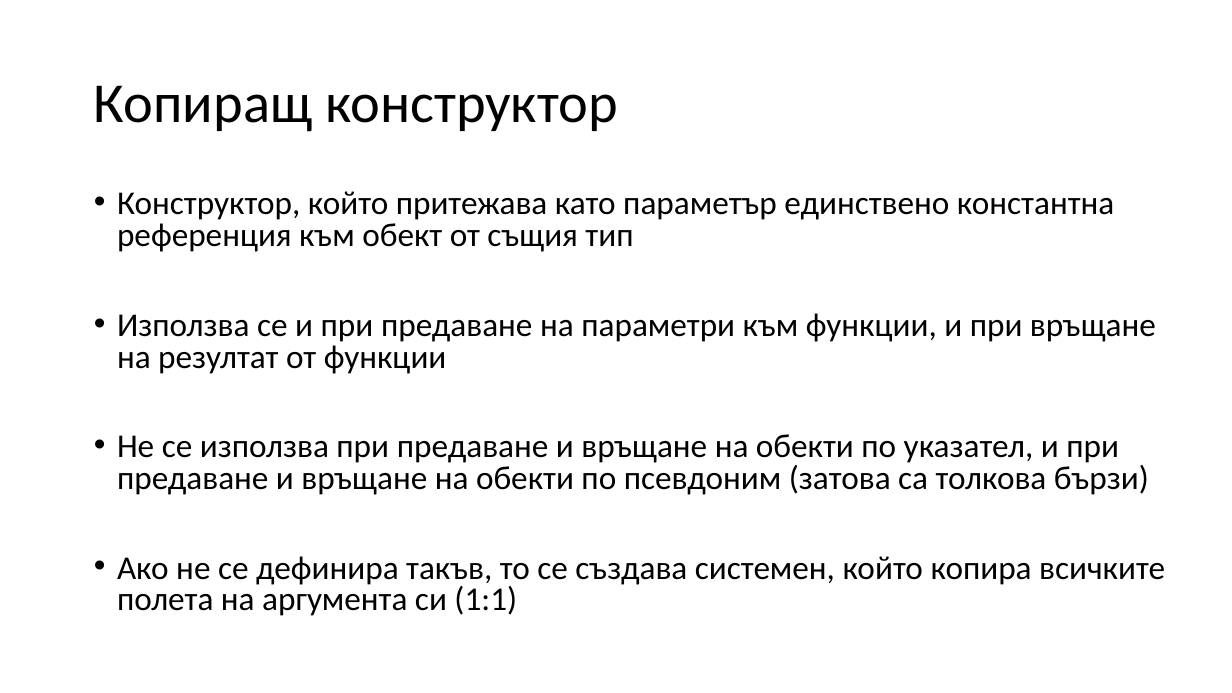
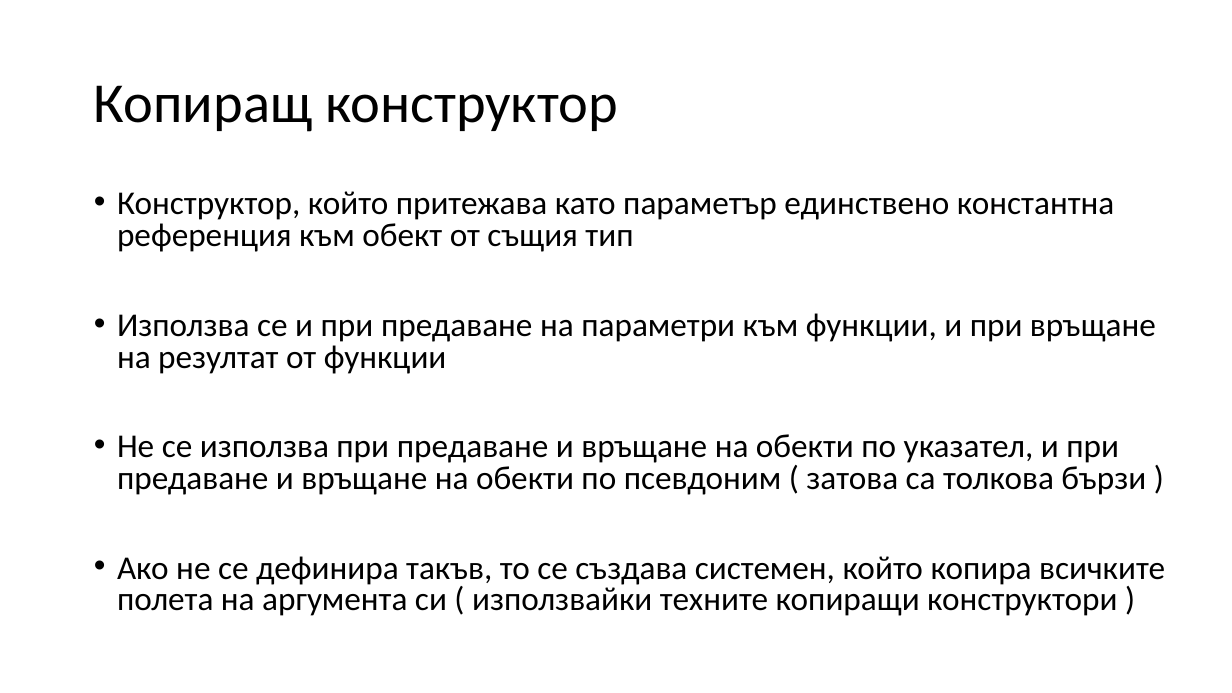
Before and after one commit to Mapmo/Uni-CPP, a slide deck: slide 25 of Object-Oriented Programming/Consultation 2/Consultation2.pptx. Drawn at 1232x693 pixels with LibreOffice and Linux fonts; fonts in the diff are those of the drawing. Boxes give left, top, right and bottom in pixels: in the first picture for what was removed or moved away, otherwise in the second. Text is boxed around its words. In the diff, an @@ line names an element or a change of style, - is before the commit and + after.

```diff
--- a/Object-Oriented Programming/Consultation 2/Consultation2.pptx
+++ b/Object-Oriented Programming/Consultation 2/Consultation2.pptx
@@ text at [117, 434, 1165, 616]: text changed @@
-• Не се използва при предаване и връщане на обекти по указател, и при предаване и връщане на обекти по псевдоним (затова са толкова бързи)
-• Ако не се дефинира такъв, то се създава системен, който копира всичките полета на аргумента си (1:1)
+• Не се използва при предаване и връщане на обекти по указател, и при предаване и връщане на обекти по псевдоним ( затова са толкова бързи )
+• Ако не се дефинира такъв, то се създава системен, който копира всичките полета на аргумента си ( използвайки техните копиращи конструктори )
```
Also in this commit, not shown: 12 other slides changed, 2 other files.
